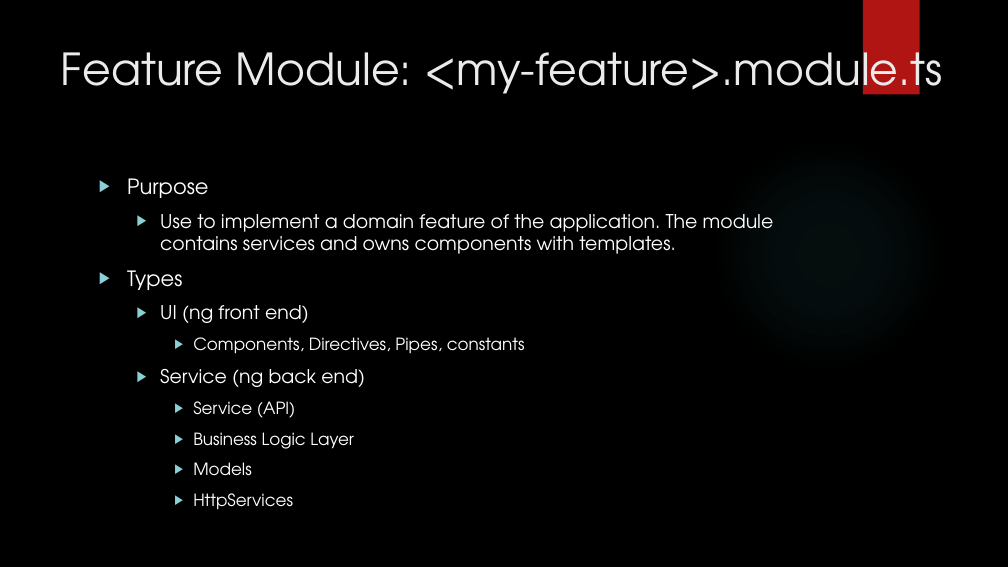
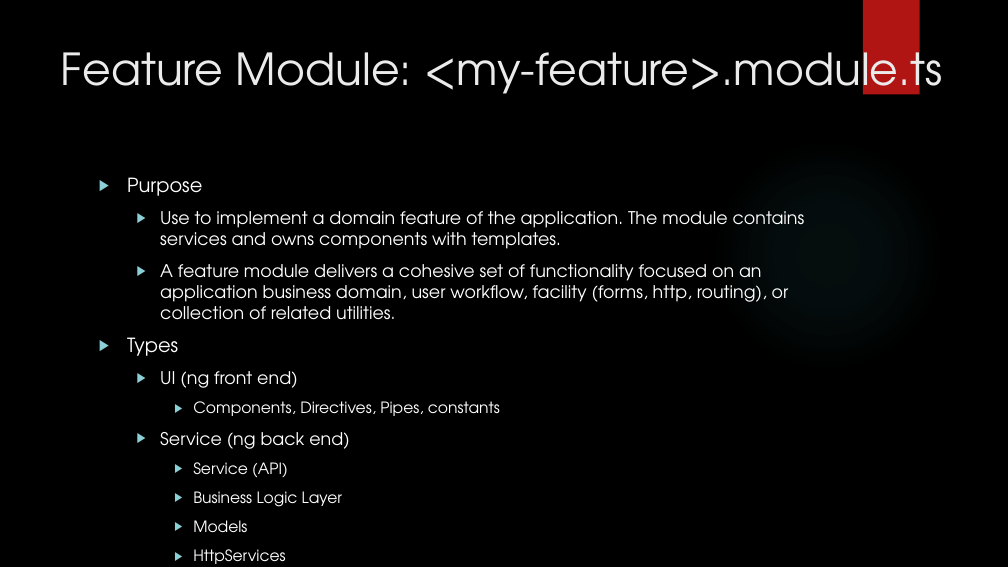
Before and after one commit to buildmotion/custom-angular-modules, a slide deck: slide 21 of presentation/custom-angular-modules.pptx (slide 20 before the commit). Drawn at 1008x567 pixels with LibreOffice and Linux fonts; fonts in the diff are those of the drawing; background and template pictures are left out. Boxes give left, top, right and bottom in pixels: in the first picture for what was removed or moved away, otherwise in the second. Text is boxed around its words. In the diff, an @@ line names an element or a change of style, - is before the commit and + after.

```diff
--- a/presentation/custom-angular-modules.pptx
+++ b/presentation/custom-angular-modules.pptx
@@ text at <box>127,177,805,507</box>: size 20 to 18.5 pt in "Purpose", "Types"; size 18 to 16.6 pt in "Use to implement a domain feature of ...", "UI (ng front end)", "Service (ng back end)"; size 16 to 14.8 pt in "Components, Directives, Pipes, constants", "Service (API)", "Business Logic Layer", "Models" and 1 more places @@
@@ text at <box>160,264,789,320</box>: paragraph added @@
+  ▶ A feature module delivers a cohesive set of functionality focused on an application business domain, user workflow, facility (forms, http, routing), or collection of related utilities.
```
Also in this commit, not shown: 5 other slides changed, 4 slides added.
